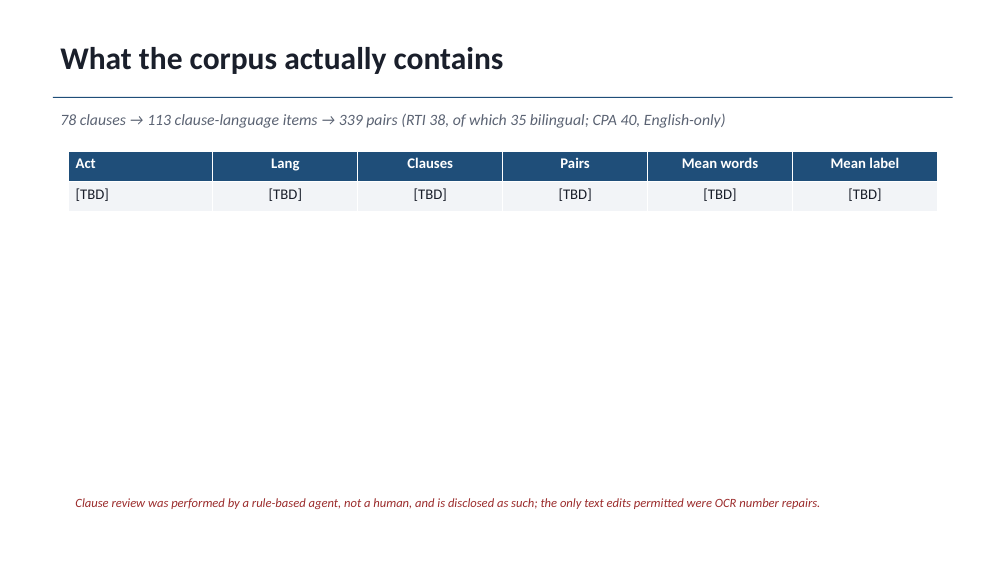
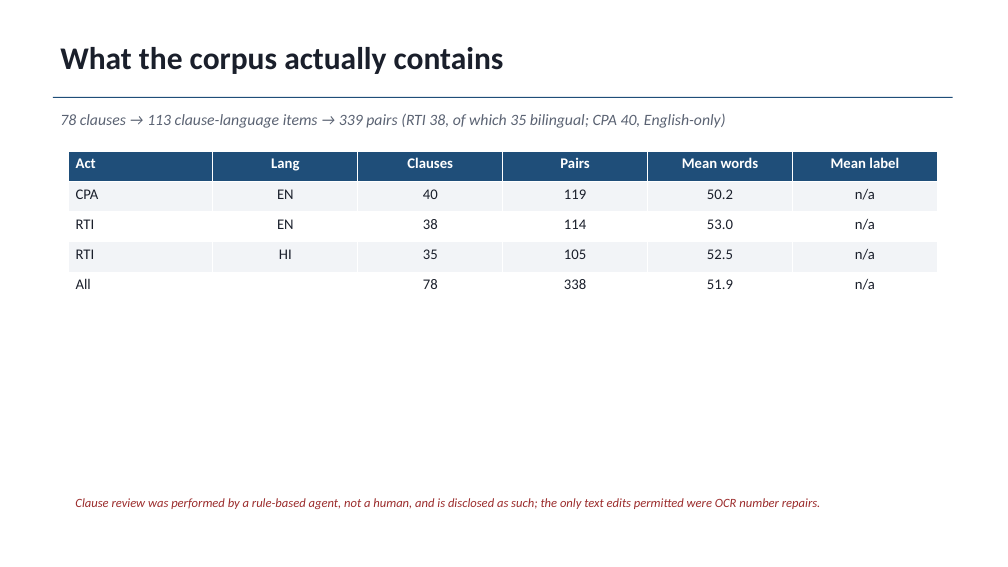
Before and after one commit to atharv-0509/legal-meaning-preservation-hi-en, a slide deck: slide 7 of paper/out/LMP_slides.pptx. Drawn at 1008x567 pixels with LibreOffice and Linux fonts; fonts in the diff are those of the drawing. Boxes give left, top, right and bottom in pixels: in the first picture for what was removed or moved away, otherwise in the second. Text is boxed around its words. In the diff, an @@ line names an element or a change of style, - is before the commit and + after.

```diff
--- a/paper/out/LMP_slides.pptx
+++ b/paper/out/LMP_slides.pptx
@@ table at (68, 151, 939, 302) @@
-row 2: [TBD] | [TBD] | [TBD] | [TBD] | [TBD] | [TBD]
+row 2: CPA | EN | 40 | 119 | 50.2 | n/a
+row 3: RTI | EN | 38 | 114 | 53.0 | n/a
+row 4: RTI | HI | 35 | 105 | 52.5 | n/a
+row 5: All |  | 78 | 338 | 51.9 | n/a
```
Also in this commit, not shown: 1 other slide changed, 5 other files.
